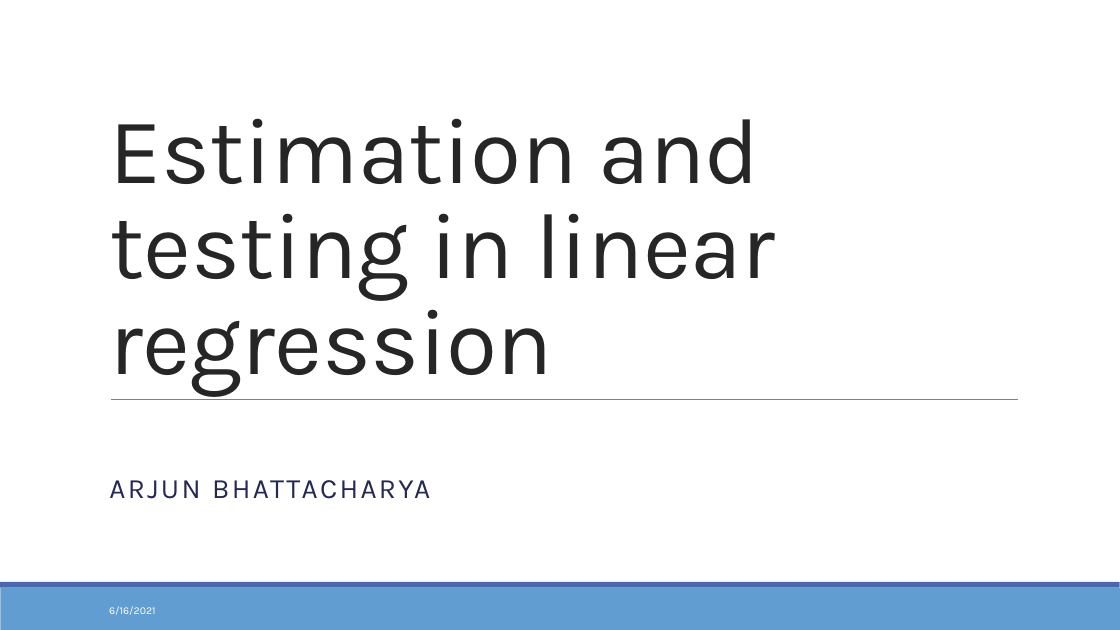
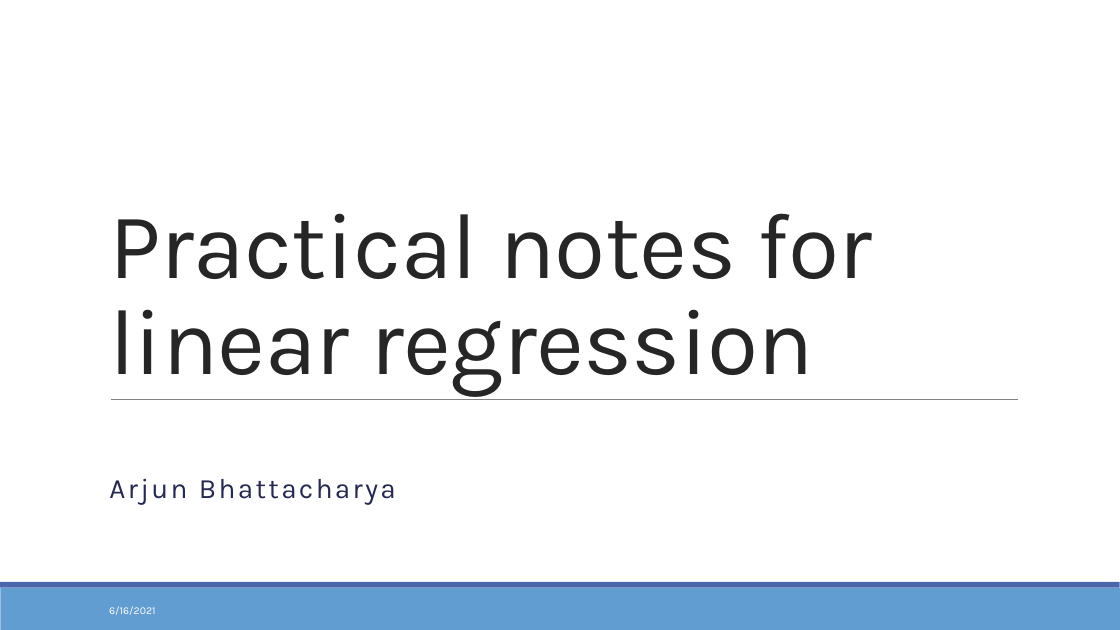
Before and after one commit to bhattacharya-a-bt/qcbio_trial, a slide deck: slide 1 of Slides/AB_OLS_QCBTrialWorkshop_Final.pptx. Drawn at 1120x630 pixels with LibreOffice and Linux fonts; fonts in the diff are those of the drawing. Boxes give left, top, right and bottom in pixels: in the first picture for what was removed or moved away, otherwise in the second. Text is boxed around its words. In the diff, an @@ line names an element or a change of style, - is before the commit and + after.

```diff
--- a/Slides/AB_OLS_QCBTrialWorkshop_Final.pptx
+++ b/Slides/AB_OLS_QCBTrialWorkshop_Final.pptx
@@ title at [109, 213, 872, 396]: text changed @@
-Estimation and testing in linear regression
+Practical notes for linear regression
@@ subtitle at [109, 478, 396, 504]: text changed @@
-ARJUN BHATTACHARYA
+Arjun Bhattacharya
```
Also in this commit, not shown: 5 other slides changed, 2 other files.
